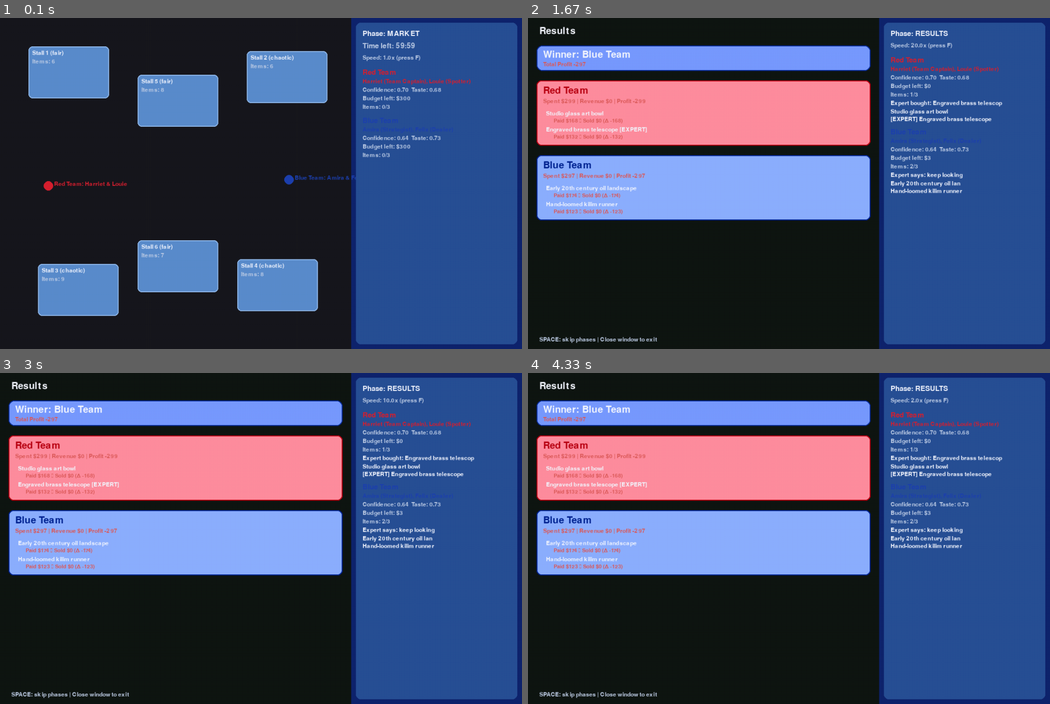
Above: before the commit, frames 1-4 (two rows, left to right).
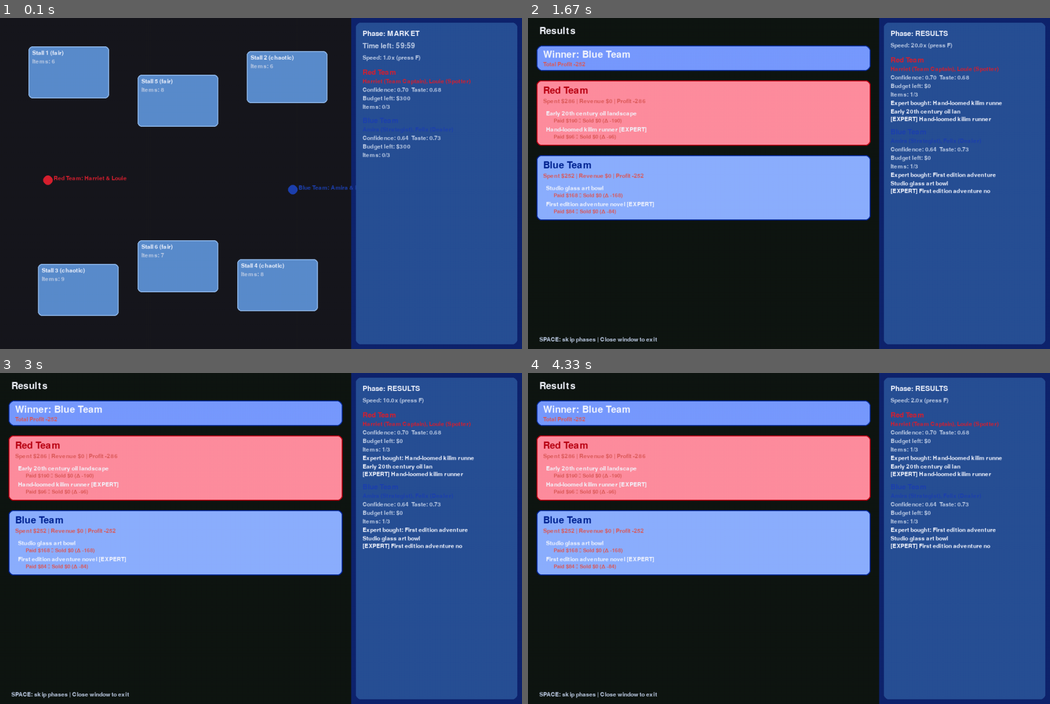
Above: after the commit, the same moments.

Repository: ashvernon/bargain-hunt-simulator
Game: pygame game, started from main.py
The game is run twice, just before and just after one commit, with the same random seed, the same clock (stepped at 60 frames per second) and the same inputs.
Inputs:
- Up to frame 1 (0.1 s): no input
- Up to frame 2 (1.67 s): tap F at 0.33, 1.4 s; tap Space at 0.67, 1 s
- Up to frame 3 (3 s): tap F at 1.7, 1.9, 2.23, 2.53, 2.73 s
- Up to frame 4 (4.33 s): tap F at 3.03, 3.3, 3.63, 3.93, 4.07 s

The runs differ from the first frame. In frame 1, 0.5% of the frame differs, in the area x 8-69%, y 47-54%; in frame 2, 1.7%, in the area x 3-91%, y 13-60%; in frame 3, 1.7%; in frame 4, 1.7%.

Commit message:
Improve team buying reliability with spend plans

Diff:
--- /dev/null
+++ b/ai/spend_plan.py
@@ -0,0 +1,58 @@
+from __future__ import annotations
+from dataclasses import dataclass
+from enum import Enum
+from typing import Sequence
+
+
+class SpendPlanName(str, Enum):
+    BIG_TWO_SMALL = "big_two_small"
+    ONE_MED_TWO_SMALL = "one_med_two_small"
+    THREE_SMALL = "three_small"
+
+
+@dataclass(frozen=True)
+class SpendPlan:
+    name: SpendPlanName
+    price_caps: Sequence[float]
+
+    def max_price_for_purchase(self, purchase_index: int, budget_start: float) -> float:
+        capped_index = min(purchase_index, len(self.price_caps) - 1)
+        cap_ratio = self.price_caps[capped_index]
+        return budget_start * cap_ratio
+
+    def allows_purchase(
+        self,
+        price: float,
+        purchase_index: int,
+        budget_start: float,
+        budget_left: float,
+        remaining_slots: int,
+        min_expected_price: float,
+    ) -> bool:
+        if price > budget_left:
+            return False
+
+        price_cap = self.max_price_for_purchase(purchase_index, budget_start)
+        if price > price_cap and remaining_slots > 1:
+            return False
+
+        budget_after = budget_left - price
+        slots_after_buy = remaining_slots - 1
+        reserved = max(0, slots_after_buy) * min_expected_price
+        if budget_after < reserved - 1e-6:
+            return False
+
+        return True
+
+
+def default_spend_plans() -> list[SpendPlan]:
+    return [
+        SpendPlan(SpendPlanName.BIG_TWO_SMALL, price_caps=(0.68, 0.22, 0.22)),
+        SpendPlan(SpendPlanName.ONE_MED_TWO_SMALL, price_caps=(0.52, 0.26, 0.26)),
+        SpendPlan(SpendPlanName.THREE_SMALL, price_caps=(0.38, 0.38, 0.38)),
+    ]
+
+
+def pick_spend_plan(rng) -> SpendPlan:
+    plans = default_spend_plans()
+    return rng.choice(plans)
--- a/ai/strategy_base.py
+++ b/ai/strategy_base.py
@@ -1,7 +1,14 @@
+from ai.spend_plan import pick_spend_plan
+
+
 class Strategy:
     name = "BaseStrategy"
-    def pick_target_stall(self, market, team, rng):
+
+    def pick_target_stall(self, market, team, rng, items_per_team: int):
         raise NotImplementedError
 
-    def decide_purchase(self, market, team, stall, rng):
+    def decide_purchase(self, market, team, stall, rng, items_per_team: int):
         raise NotImplementedError
+
+    def choose_spend_plan(self, rng):
+        return pick_spend_plan(rng)
--- a/ai/strategy_risk.py
+++ b/ai/strategy_risk.py
@@ -3,31 +3,68 @@
 class RiskAverseStrategy(Strategy):
     name = "RiskAverse"
 
-    def pick_target_stall(self, market, team, rng):
+    def pick_target_stall(self, market, team, rng, items_per_team: int):
         # Prefer stalls where items are in better condition on average
         best = None
         best_score = float("-inf")
+        remaining_slots = items_per_team - team.team_item_count
+        min_expected_price = min(12.0, market.min_item_price(default=12.0))
         for st in market.stalls:
+            if team.stall_cooldowns.get(st.stall_id, 0) > 0:
+                continue
             if not st.items:
                 continue
             avg_cond = sum(it.condition for it in st.items) / len(st.items)
+            has_affordable = any(
+                team.spend_plan
+                and team.spend_plan.allows_purchase(
+                    price=it.shop_price,
+                    purchase_index=team.team_item_count,
+                    budget_start=team.budget_start,
+                    budget_left=team.budget_left,
+                    remaining_slots=remaining_slots,
+                    min_expected_price=min_expected_price,
+                )
+                for it in st.items
+            )
+            if not has_affordable:
+                continue
             taste_pull = team.stall_taste_score(st)
             score = avg_cond + taste_pull + rng.uniform(0, 0.1)
             if score > best_score:
                 best_score, best = score, st
         return best
 
-    def decide_purchase(self, market, team, stall, rng):
+    def decide_purchase(self, market, team, stall, rng, items_per_team: int):
         # Still expert-guided, but refuse low condition items
-        rec = team.expert.recommend_from_stall(stall, team.budget_left, rng)
-        if not rec:
+        min_expected_price = min(12.0, market.min_item_price(default=12.0))
+        remaining_slots = items_per_team - team.team_item_count
+        candidates = [
+            it
+            for it in stall.items
+            if it.condition >= 0.55
+            and team.spend_plan
+            and team.spend_plan.allows_purchase(
+                price=it.shop_price,
+                purchase_index=team.team_item_count,
+                budget_start=team.budget_start,
+                budget_left=team.budget_left,
+                remaining_slots=remaining_slots,
+                min_expected_price=min_expected_price,
+            )
+        ]
+        if not candidates:
             return None
-        if rec.condition < 0.55:
-            return None
-        est = team.expert.estimate_value(rec, rng)
-        margin = est - rec.shop_price
-        target_margin = 6.0 - team.average_confidence
-        target_margin -= team.style_affinity(rec)
-        if margin > max(3.5, target_margin):
-            return rec
-        return None
+
+        best = None
+        best_score = float("-inf")
+        for rec in candidates:
+            est = team.expert.estimate_value(rec, rng)
+            margin = est - rec.shop_price
+            target_margin = 6.0 - team.average_confidence
+            target_margin -= team.style_affinity(rec)
+            if margin > max(3.5, target_margin):
+                score = margin + rec.condition
+                if score > best_score:
+                    best_score, best = score, rec
+        return best
--- a/ai/strategy_value.py
+++ b/ai/strategy_value.py
@@ -3,12 +3,28 @@
 class ValueHunterStrategy(Strategy):
     name = "ValueHunter"
 
-    def pick_target_stall(self, market, team, rng):
-        # Head to the stall with most affordable items (simple heuristic)
+    def pick_target_stall(self, market, team, rng, items_per_team: int):
         best = None
         best_score = float("-inf")
+        affordable_needed = items_per_team - team.team_item_count
+        min_expected_price = min(12.0, market.min_item_price(default=12.0))
         for st in market.stalls:
-            affordable = sum(1 for it in st.items if it.shop_price <= team.budget_left)
+            if team.stall_cooldowns.get(st.stall_id, 0) > 0:
+                continue
+            affordable = sum(
+                1
+                for it in st.items
+                if team.spend_plan and team.spend_plan.allows_purchase(
+                    price=it.shop_price,
+                    purchase_index=team.team_item_count,
+                    budget_start=team.budget_start,
+                    budget_left=team.budget_left,
+                    remaining_slots=affordable_needed,
+                    min_expected_price=min_expected_price,
+                )
+            )
+            if affordable == 0:
+                continue
             taste_pull = team.stall_taste_score(st)
             confidence_push = team.average_confidence * 0.6
             score = affordable + taste_pull + confidence_push + rng.uniform(0, 0.25)
@@ -16,16 +32,36 @@
                 best_score, best = score, st
         return best
 
-    def decide_purchase(self, market, team, stall, rng):
-        # Expert guided: ask expert for best margin within this stall
-        rec = team.expert.recommend_from_stall(stall, team.budget_left, rng)
-        if not rec:
+    def decide_purchase(self, market, team, stall, rng, items_per_team: int):
+        min_expected_price = min(12.0, market.min_item_price(default=12.0))
+        remaining_slots = items_per_team - team.team_item_count
+        candidates = [
+            it
+            for it in stall.items
+            if team.spend_plan
+            and team.spend_plan.allows_purchase(
+                price=it.shop_price,
+                purchase_index=team.team_item_count,
+                budget_start=team.budget_start,
+                budget_left=team.budget_left,
+                remaining_slots=remaining_slots,
+                min_expected_price=min_expected_price,
+            )
+        ]
+        if not candidates:
             return None
-        est = team.expert.estimate_value(rec, rng)
-        style_bonus = team.style_affinity(rec)
-        margin = est - rec.shop_price
-        target_margin = 12.0 - style_bonus * 4.0
-        target_margin -= team.average_confidence * 1.5
-        if margin > max(6.0, target_margin):
-            return rec
-        return None
+
+        best = None
+        best_score = float("-inf")
+        for rec in candidates:
+            est = team.expert.estimate_value(rec, rng)
+            style_bonus = team.style_affinity(rec)
+            margin = est - rec.shop_price
+            target_margin = 12.0 - style_bonus * 4.0
+            target_margin -= team.average_confidence * 1.5
+            if margin > max(6.0, target_margin):
+                score = margin + style_bonus
+                if score > best_score:
+                    best_score, best = score, rec
+
+        return best
--- a/models/episode.py
+++ b/models/episode.py
@@ -77,6 +77,9 @@
             ),
         ]
 
+        for team in self.teams:
+            team.spend_plan = team.strategy.choose_spend_plan(self.rng)
+
         self.appraisal_done = False
         self.auction_done = False
         self.results_done = False
@@ -86,6 +89,15 @@
     def update_market_ai(self, dt: float, team_speed: float, buy_radius: float):
         # Simple AI: pick a target stall; move; when close, attempt to buy.
         for team in self.teams:
+            # decay stall cooldowns
+            for sid in list(team.stall_cooldowns.keys()):
+                team.stall_cooldowns[sid] -= 1
+                if team.stall_cooldowns[sid] <= 0:
+                    del team.stall_cooldowns[sid]
+
+            if not team.spend_plan:
+                team.spend_plan = team.strategy.choose_spend_plan(self.rng)
+
             if not team.can_buy_more(self.items_per_team):
                 team.last_action = "Done shopping"
                 continue
@@ -97,8 +109,12 @@
                 if target and not target.items:
                     target = None
 
+            if target and not self._stall_has_affordable_item(team, target):
+                team.stall_cooldowns[target.stall_id] = 3
+                target = None
+
             if target is None:
-                target = team.strategy.pick_target_stall(self.market, team, self.rng)
+                target = team.strategy.pick_target_stall(self.market, team, self.rng, self.items_per_team)
                 team.target_stall_id = target.stall_id if target else None
 
             if not target:
@@ -111,7 +127,7 @@
 
             # purchase if close enough
             if team.distance_to(tx, ty) <= buy_radius:
-                item = team.strategy.decide_purchase(self.market, team, target, self.rng)
+                item = team.strategy.decide_purchase(self.market, team, target, self.rng, self.items_per_team)
                 if item:
                     # negotiate (expert helps)
                     neg_bonus = team.negotiation_bonus(team.expert.negotiation_bonus)
@@ -133,7 +149,24 @@
                     else:
                         team.last_action = "Couldn't afford after negotiation"
                 else:
+                    team.stall_cooldowns[target.stall_id] = 3
+                    team.target_stall_id = None
                     team.last_action = "Expert says: keep looking"
+
+    def _stall_has_affordable_item(self, team, stall) -> bool:
+        min_expected_price = min(12.0, self.market.min_item_price(default=12.0))
+        remaining_slots = self.items_per_team - team.team_item_count
+        for it in stall.items:
+            if team.spend_plan and team.spend_plan.allows_purchase(
+                price=it.shop_price,
+                purchase_index=team.team_item_count,
+                budget_start=team.budget_start,
+                budget_left=team.budget_left,
+                remaining_slots=remaining_slots,
+                min_expected_price=min_expected_price,
+            ):
+                return True
+        return False
 
     def _move_towards(self, team, tx, ty, dt, speed):
         dx, dy = tx - team.x, ty - team.y
--- a/models/market.py
+++ b/models/market.py
@@ -53,6 +53,10 @@
             for it in st.items:
                 yield it
 
+    def min_item_price(self, default: float = 0.0) -> float:
+        prices = [it.shop_price for it in self.all_remaining_items()]
+        return min(prices) if prices else default
+
     def remove_item(self, item):
         for st in self.stalls:
             if item in st.items:
--- a/models/team.py
+++ b/models/team.py
@@ -25,6 +25,8 @@
     golden_gavel: bool = False
 
     last_action: str = ""
+    spend_plan = None
+    stall_cooldowns: dict[int, int] = field(default_factory=dict)
 
     @property
     def average_confidence(self) -> float:
@@ -43,13 +45,20 @@
 
     def can_buy_more(self, items_per_team: int) -> bool:
         # only counts team-bought items
-        team_items = [i for i in self.items_bought if not i.is_expert_pick]
-        return len(team_items) < items_per_team
+        return len(self.team_items) < items_per_team
 
     def distance_to(self, x, y):
         dx = x - self.x
         dy = y - self.y
         return (dx*dx + dy*dy) ** 0.5
+
+    @property
+    def team_items(self):
+        return [i for i in self.items_bought if not i.is_expert_pick]
+
+    @property
+    def team_item_count(self) -> int:
+        return len(self.team_items)
 
     def stall_taste_score(self, stall) -> float:
         """How much this duo is drawn to the stall's style and condition."""
--- /dev/null
+++ b/tests/test_market_strategy.py
@@ -0,0 +1,130 @@
+import math
+import sys
+from pathlib import Path
+
+import pytest
+
+sys.path.append(str(Path(__file__).resolve().parents[1]))
+
+from ai.spend_plan import default_spend_plans
+from ai.strategy_value import ValueHunterStrategy
+from models.episode import Episode
+from models.expert import Expert
+from models.item import Item
+from models.market import Market
+from models.stall import Stall
+from models.team import Team
+from sim.rng import RNG
+
+
+@pytest.fixture
+def rng():
+    return RNG(42)
+
+
+def make_item(item_id: int, price: float, true_value: float = 120.0):
+    return Item(
+        item_id=item_id,
+        name=f"Item {item_id}",
+        category="misc",
+        era="modern",
+        condition=0.7,
+        rarity=0.3,
+        style_score=0.6,
+        true_value=true_value,
+        shop_price=price,
+    )
+
+
+def test_spend_plan_keeps_budget_for_future_buys():
+    plan = default_spend_plans()[0]  # BIG_TWO_SMALL
+    # Buying 70 on the first purchase with a $100 budget should be rejected
+    allowed = plan.allows_purchase(
+        price=70,
+        purchase_index=0,
+        budget_start=100,
+        budget_left=100,
+        remaining_slots=3,
+        min_expected_price=10,
+    )
+    assert not allowed
+
+    allowed_small = plan.allows_purchase(
+        price=60,
+        purchase_index=0,
+        budget_start=100,
+        budget_left=100,
+        remaining_slots=3,
+        min_expected_price=10,
+    )
+    assert allowed_small
+
+
+def test_retarget_when_current_stall_too_expensive(rng):
+    strategy = ValueHunterStrategy()
+    market = Market(
+        stalls=[
+            Stall(1, "Expensive", (0, 0, 20, 20), "fair", 0.1, 0.05, 0.2, items=[make_item(1, 120)]),
+            Stall(2, "Affordable", (100, 0, 20, 20), "fair", 0.1, 0.05, 0.2, items=[make_item(2, 18)]),
+        ]
+    )
+
+    team = Team(
+        "Test",
+        (0, 0, 0),
+        budget_start=50,
+        budget_left=50,
+        strategy=strategy,
+        expert=Expert("Helper"),
+        contestants=[],
+        x=0,
+        y=0,
+    )
+    team.spend_plan = default_spend_plans()[2]  # THREE_SMALL for predictable cap
+
+    episode = Episode(0, seed=7, play_rect=(0, 0, 0, 0), items_per_team=3, starting_budget=50)
+    episode.rng = rng
+    episode.market = market
+    episode.teams = [team]
+
+    # Start fixated on the expensive stall
+    team.target_stall_id = 1
+    episode.update_market_ai(dt=0.1, team_speed=0, buy_radius=5)
+
+    assert team.target_stall_id == 2
+    assert team.stall_cooldowns.get(1) is not None
+
+
+def test_strategy_respects_plan_when_picking_item(rng):
+    strategy = ValueHunterStrategy()
+    market = Market(
+        stalls=[
+            Stall(
+                1,
+                "Mixed",
+                (0, 0, 20, 20),
+                "fair",
+                0.1,
+                0.05,
+                0.2,
+                items=[make_item(1, 25, true_value=150.0), make_item(2, 18, true_value=220.0)],
+            )
+        ]
+    )
+
+    team = Team(
+        "Test",
+        (0, 0, 0),
+        budget_start=50,
+        budget_left=50,
+        strategy=strategy,
+        expert=Expert("Helper"),
+        contestants=[],
+        x=0,
+        y=0,
+    )
+    team.spend_plan = default_spend_plans()[2]
+
+    pick = strategy.decide_purchase(market, team, market.stalls[0], rng, items_per_team=3)
+    assert pick is not None
+    assert math.isclose(pick.shop_price, 18)
